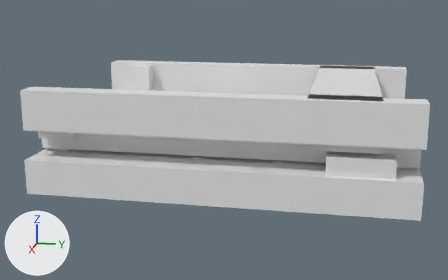
Renders of the glTF model assets/source/infrastructure/directorate/conveyors/models/io_in/disconnected_lod0.glb from each side of a commit.
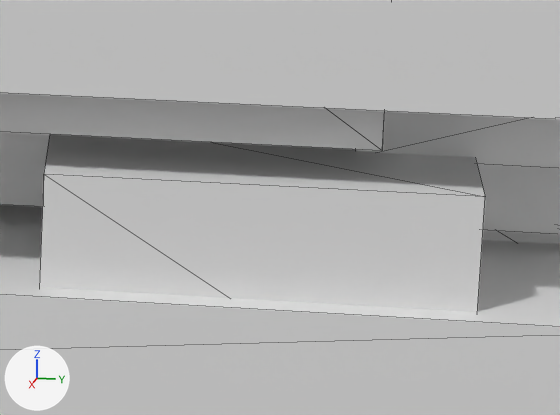
Old and new are each drawn whole from a 50 mm lens placed at (0.3955, 0.0703, 0.4065), pointed at (0.0043, -0.0079, 0.3087) and again close up on the part from 71% to 91% of the width and 46% to 70% of the height. Arrows for +X, +Y and +Z are at lower left; the lights stay in place. The last two pictures show the newer version. The close-ups show mesh edges as thin lines. Vertices at exactly the same position are counted once.

Objects in the first close-up: 'disconnected_lod0'.
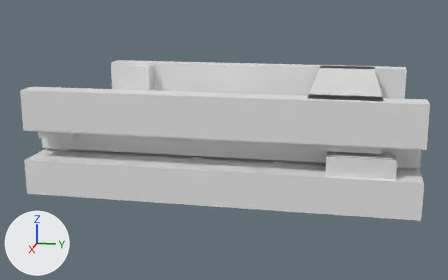
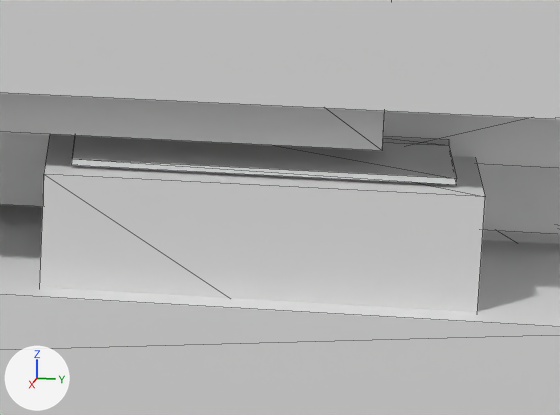
Location of each change, [x1, y1, x2, y2] in pixels of the close-ups (560 x 415 px):
```json
{"part": 1, "of": "me_disconnected_lod0", "change": "added", "after": [71, 135, 457, 185]}
{"part": 2, "of": "me_disconnected_lod0", "change": "added", "after": [383, 136, 449, 146]}
```

Edits to the scene script, one JSON object a line:
```json
{"block": "me_disconnected_lod0", "where": "# used by ob_disconnected_lod0; location = (0.0, 0.0, 0.0)"}
{"op": "remove", "block": "me_disconnected_lod0", "code": "me_disconnected_lod0.from_pydata(...)  # 276 vertices, 460 faces; spans x -0.078..0.078, y -0.111..0.111, z 0.289..0.35"}
{"op": "add", "block": "me_disconnected_lod0", "code": "me_disconnected_lod0.from_pydata(...)  # 292 vertices, 484 faces; spans x -0.078..0.078, y -0.111..0.111, z 0.289..0.35"}
{"block": "me_disconnected_lod0", "change": "me_disconnected_lod0 part 1: a new loose piece, a box spanning x 0.05556..0.07278, y 0.06333..0.095, z 0.31972..0.32028"}
{"block": "me_disconnected_lod0", "change": "me_disconnected_lod0 part 2: a new loose piece, a box spanning x 0.05556..0.06222, y 0.08667..0.095, z 0.32033..0.32089"}
```
